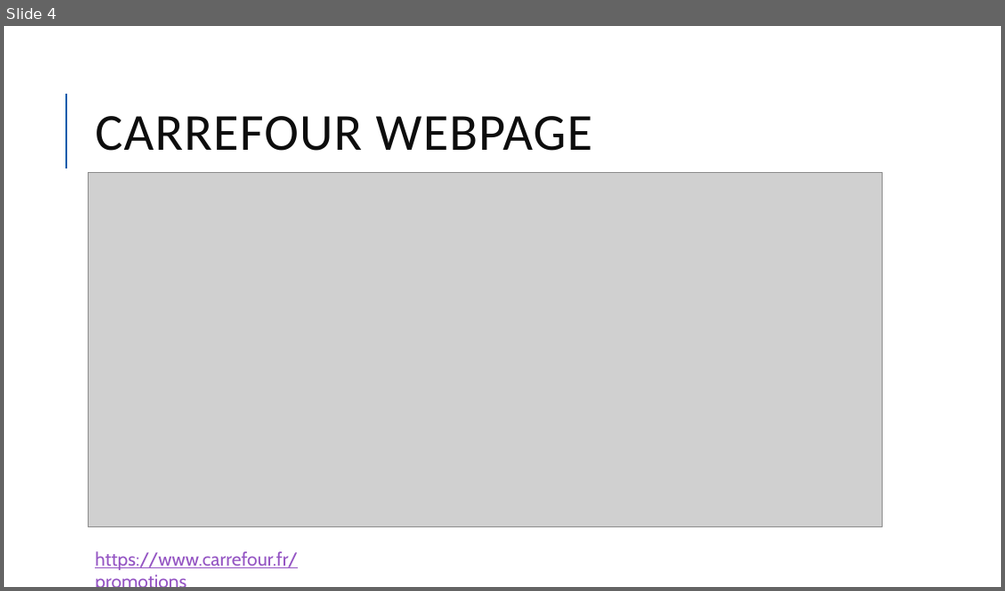
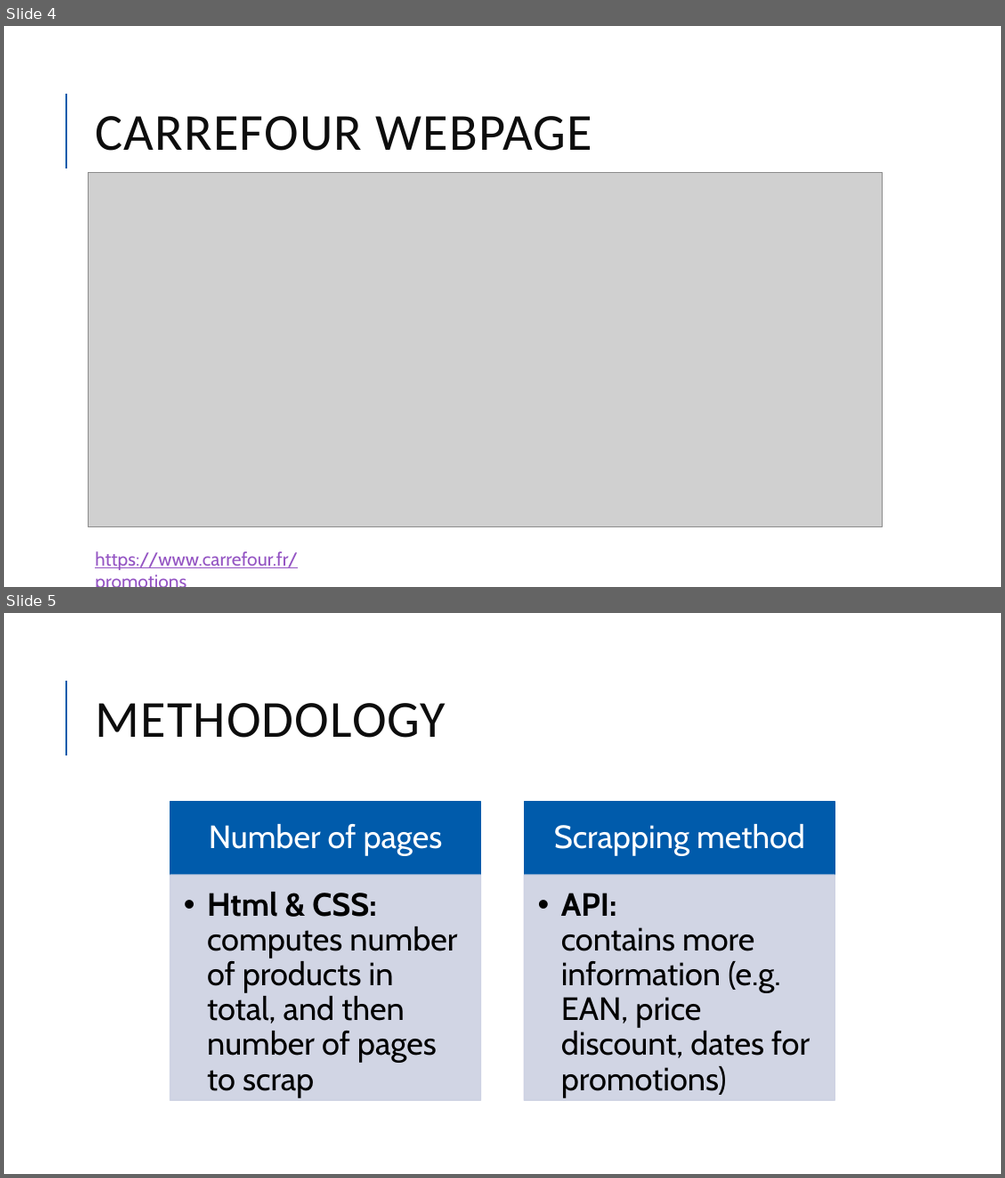
Before and after one commit to Camillelib/Web_Scrapping_project, a slide deck: Output/Project week 3.pptx. Shown one above the other, each under a label of ours: slide 4 before the commit, slides 4 and 5 after it. The pictures are 1005x591 and 1005x1178 pixels, drawn with LibreOffice and Linux fonts; fonts in the diff are those of the drawing; grey boxes stand for pictures. Boxes give left, top, right and bottom in pixels: in the first picture for what was removed or moved away, otherwise in the second. Text is boxed around its words. In the diff, an @@ line names an element or a change of style, - is before the commit and + after.

```diff
--- a/Output/Project week 3.pptx
+++ b/Output/Project week 3.pptx
@@ slide 5 added at (4, 613, 1001, 1174), background #FFFFFF; not listed: 1 template element that a slide beside it also shows @@
@@ title added at (95, 703, 445, 738), 50 pt, text #0D0D0D @@
+METHODOLOGY
@@ group added at (170, 803, 834, 1100): 4 rectangles, 4 texts @@
+Number of pages
+  • Html & CSS: computes number of products in total, and then number of pages to scrap
+Scrapping method
+  • API:
+    contains more information (e.g. EAN, price discount, dates for promotions)
```
Also in this commit, not shown: 5 slides changed, 3 other slides added, 1 slide removed, 15 other files.
